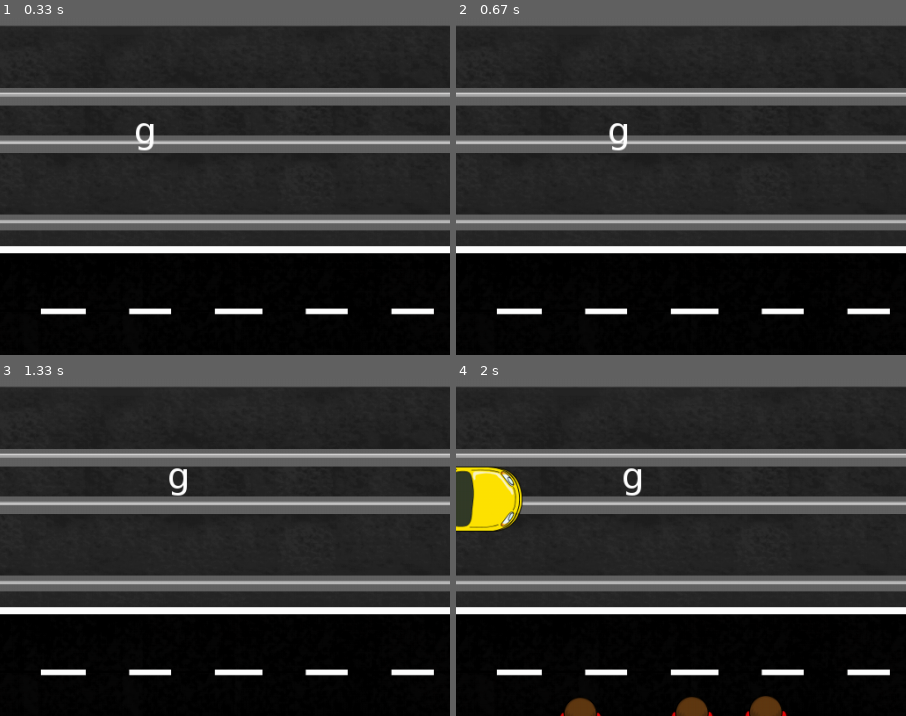
Above: before the commit, frames 1-4 (two rows, left to right).
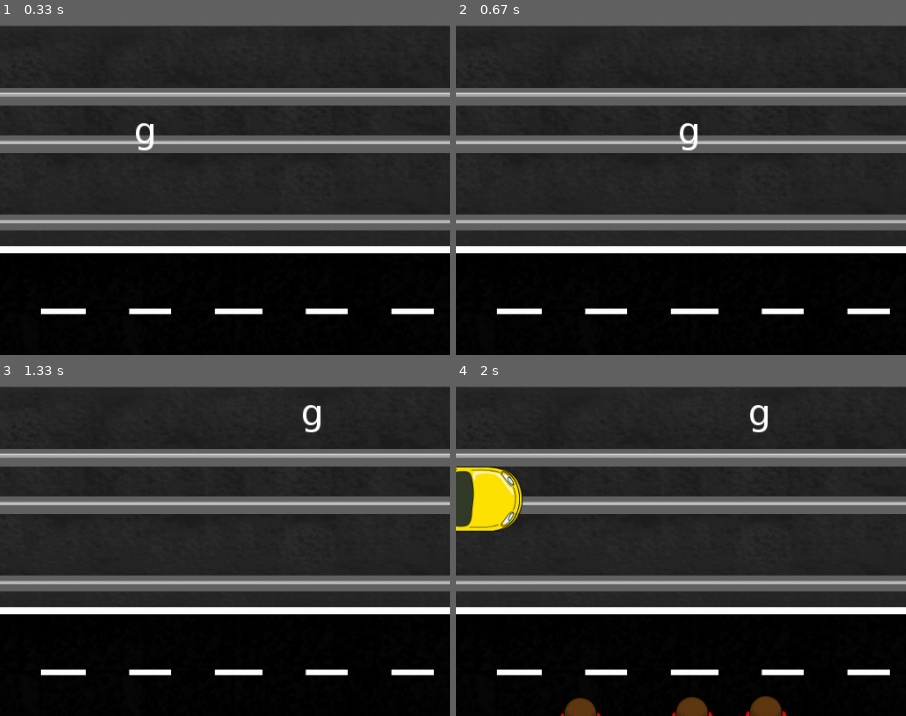
Above: after the commit, the same moments.

Repository: DanielKinsman/ghost-safety-squad-tigjamau
Game: pygame game, started from game.py
The game is run twice, just before and just after one commit, with the same random seed, the same clock (stepped at 60 frames per second) and the same inputs. The source is Python 2; it was converted automatically to run under Python 3.
Inputs:
- Up to frame 1 (0.33 s): no input
- Up to frame 2 (0.67 s): hold D from 0.33 s (still down)
- Up to frame 3 (1.33 s): release D at 0.8 s; hold W 0.83-1.13 s; hold D from 1.17 s (still down)
- Up to frame 4 (2 s): release D at 1.63 s; hold A from 1.67 s (still down)
The pictures show only the part of the screen within x 36-86%, y 35-85%; the shares and areas given below are measured in that part.

Frame 1 is identical in both runs. In frame 2, 0.4% of the frame differs, in the area x 34-54%, y 31-40%; in frame 3, 0.4%; in frame 4, 0.4%, in the area x 37-70%, y 7-35%.

Commit message:
independent speed of the player

Diff:
--- a/game.py
+++ b/game.py
@@ -24,8 +24,11 @@
         self.position = euclid.Vector2(0, 0)
         self.rect = pygame.Rect(0, 0, self.image.get_width(), self.image.get_height())
         self.host = None
+        self.direction = euclid.Vector2(0, 0)
+        self.speed = 5
 
     def update(self):
+        self.position += self.direction * self.speed
         self.rect.center = self.position
 
         if self.host is not None:
@@ -242,18 +245,20 @@
 
         pygame.event.clear()
 
+        self.player.direction = euclid.Vector2(0, 0)
+
         pressed = pygame.key.get_pressed()
         if pressed[pygame.K_a]:
-            self.player.position.x -= 1
+            self.player.direction.x -= 1
 
         if pressed[pygame.K_d]:
-            self.player.position.x += 1
+            self.player.direction.x += 1
 
         if pressed[pygame.K_w]:
-            self.player.position.y -= 1
+            self.player.direction.y -= 1
 
         if pressed[pygame.K_s]:
-            self.player.position.y += 1
+            self.player.direction.y += 1
 
 
 if __name__ == '__main__':
